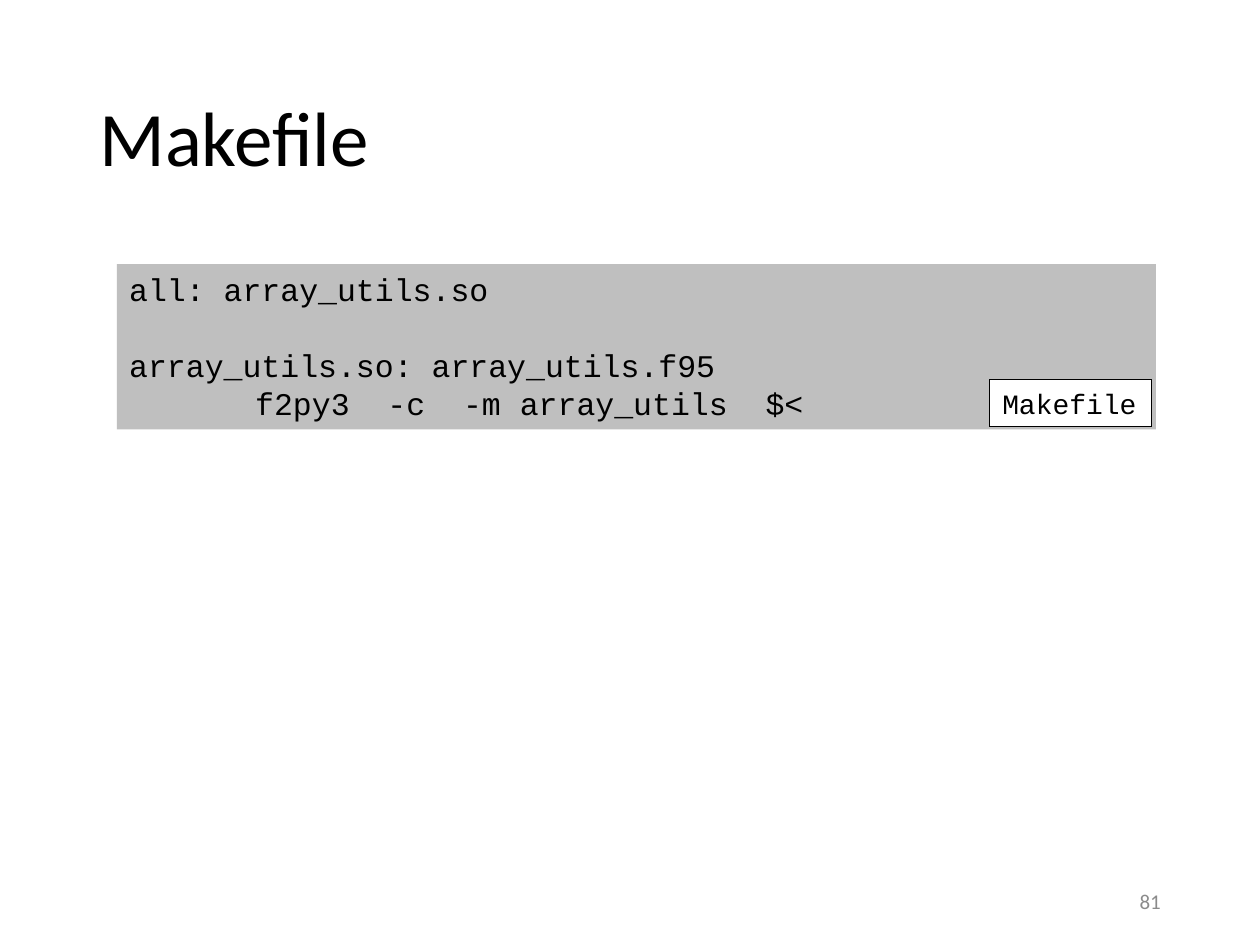
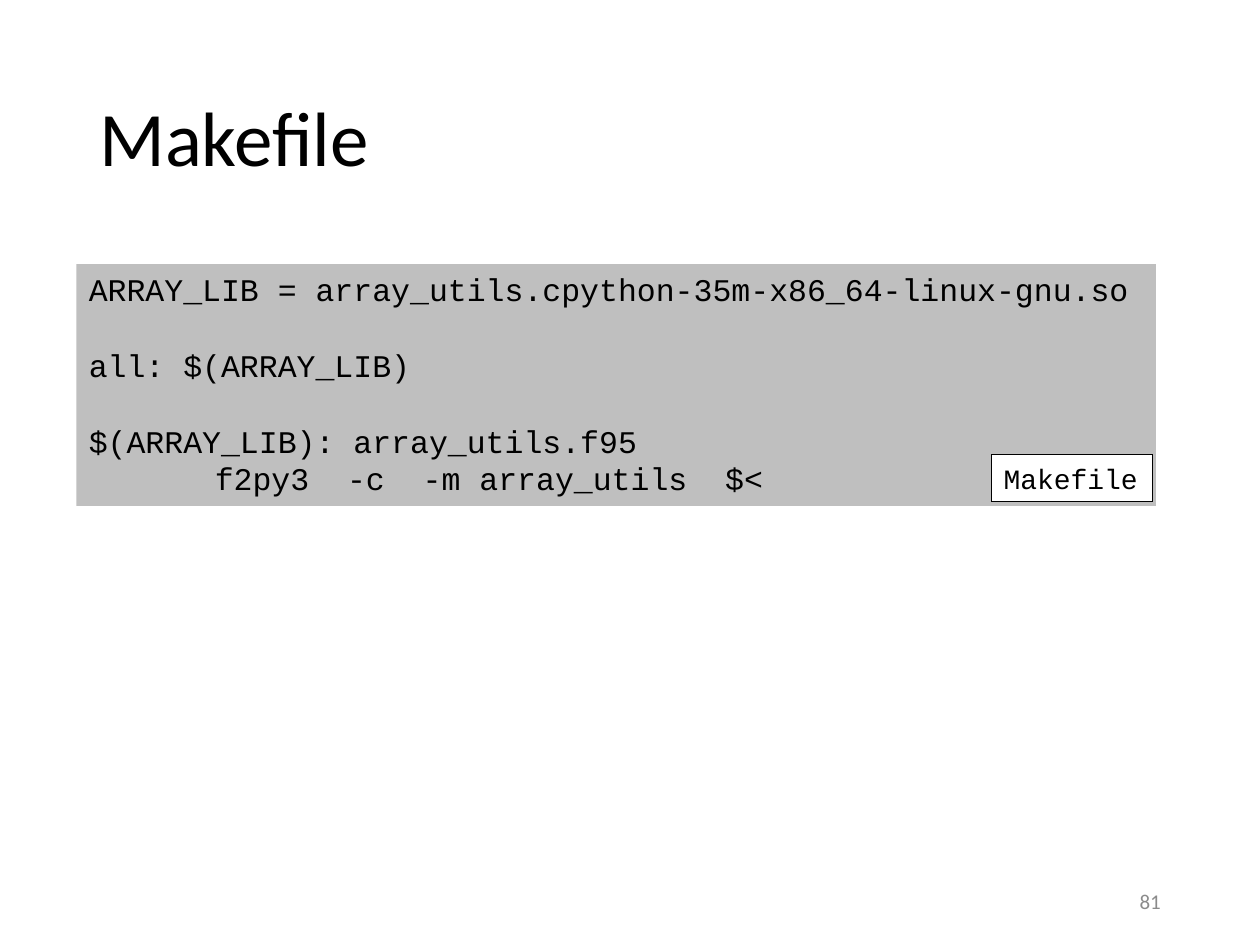
Before and after one commit to gjbex/training-material, a slide deck: slide 81 of Python/python_hpc.pptx. Drawn at 1260x945 pixels with LibreOffice and Linux fonts; fonts in the diff are those of the drawing. Boxes give left, top, right and bottom in pixels: in the first picture for what was removed or moved away, otherwise in the second. Text is boxed around its words. In the diff, an @@ line names an element or a change of style, - is before the commit and + after.

```diff
--- a/Python/python_hpc.pptx
+++ b/Python/python_hpc.pptx
@@ rectangle "ARRAY_LIB = array_utils.cpython-35m-x86_64-linux-gnu.so": place and size @@
-rectangle "ARRAY_LIB = array_utils.cpython-35m-x86_64-linux-gnu.so" at [117,265,1157,430]
+rectangle "ARRAY_LIB = array_utils.cpython-35m-x86_64-linux-gnu.so" at [77,265,1157,507]
@@ text in rectangle at [89,279,1129,460]: text changed @@
-all: array_utils.so
-array_utils.so: array_utils.f95
+ARRAY_LIB = array_utils.cpython-35m-x86_64-linux-gnu.so
+all: $(ARRAY_LIB)
+$(ARRAY_LIB): array_utils.f95
@@ rectangle "Makefile": place and size @@
-rectangle "Makefile" at [990,381,1152,427]
+rectangle "Makefile" at [992,455,1153,501]
```
Also in this commit, not shown: 20 other slides changed.
